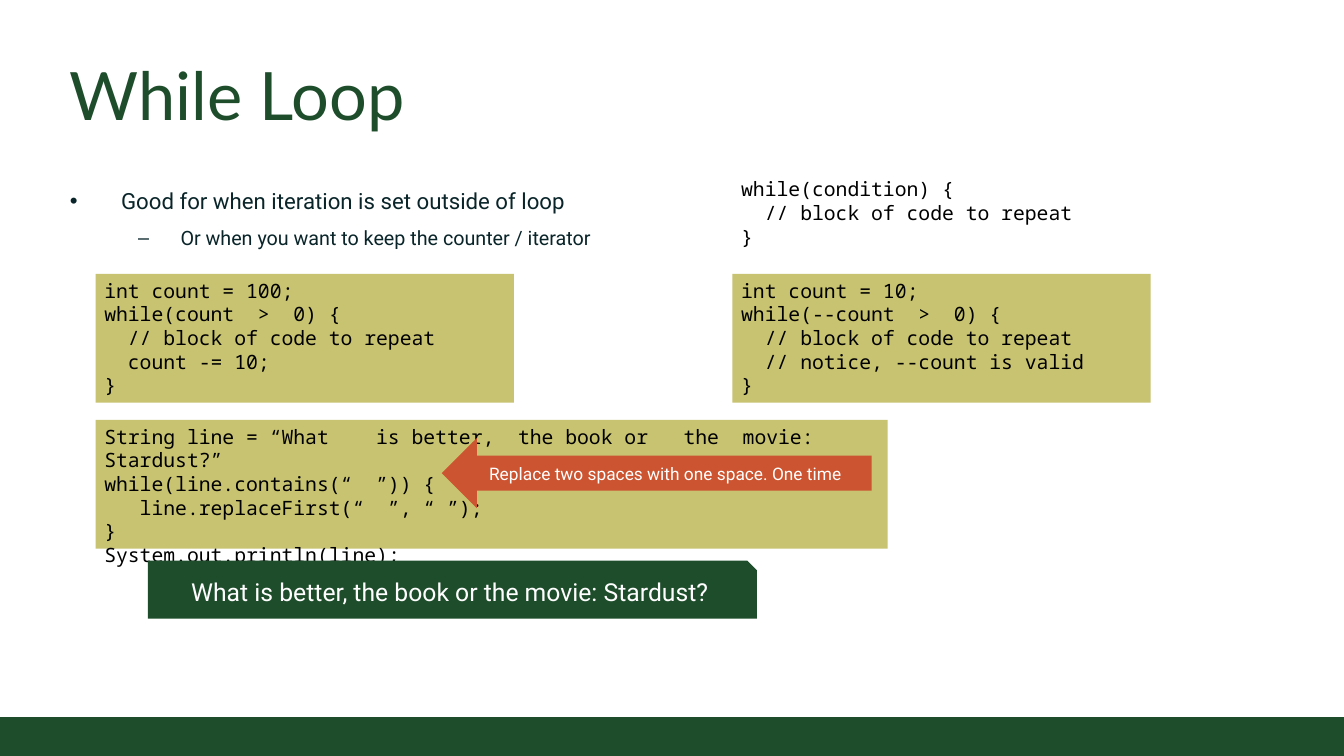
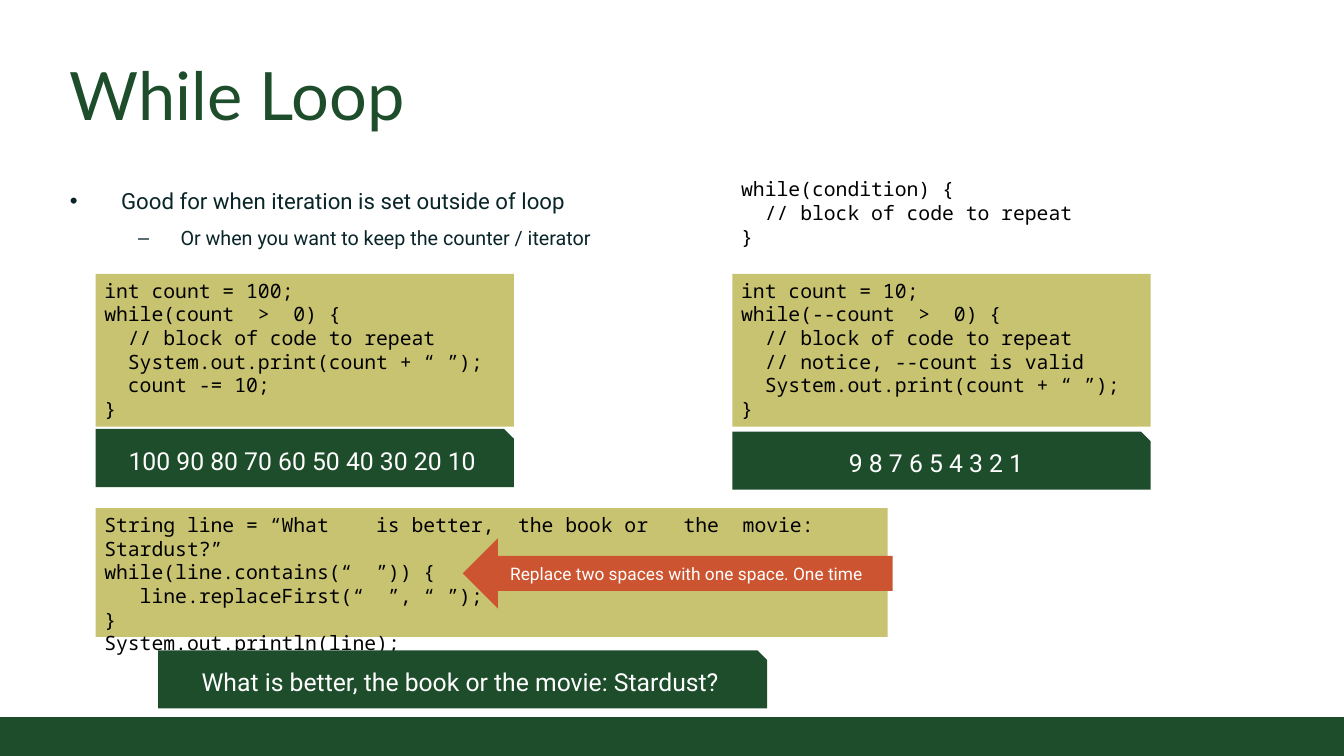
Before and after one commit to CSU-CompSci-CS163-4/Handouts, a slide deck: slide 3 of slides/On-Campus/06_02_MoreLoops.pptx. Drawn at 1344x756 pixels with LibreOffice and Linux fonts; fonts in the diff are those of the drawing; background and template pictures are left out. Boxes give left, top, right and bottom in pixels: in the first picture for what was removed or moved away, otherwise in the second. Text is boxed around its words. In the diff, an @@ line names an element or a change of style, - is before the commit and + after.

```diff
--- a/slides/On-Campus/06_02_MoreLoops.pptx
+++ b/slides/On-Campus/06_02_MoreLoops.pptx
@@ rectangle "int count = 100;": place and size @@
-rectangle "int count = 100;" at bbox=[95, 274, 513, 403]
+rectangle "int count = 100;" at bbox=[95, 274, 513, 427]
@@ rectangle "int count = 10;": place and size @@
-rectangle "int count = 10;" at bbox=[732, 274, 1150, 403]
+rectangle "int count = 10;" at bbox=[732, 274, 1150, 427]
@@ text in rectangle at bbox=[128, 354, 388, 374]: paragraph added @@
+System.out.print(count + “ ”);
@@ text in rectangle at bbox=[765, 377, 1025, 397]: paragraph added @@
+System.out.print(count + “ ”);
@@ snip rect added at bbox=[95, 429, 513, 487], fill #1E4D2B, 20 pt, text #FFFFFF @@
+100 90 80 70 60 50 40 30 20 10
@@ snip rect added at bbox=[732, 431, 1150, 489], fill #1E4D2B, 20 pt, text #FFFFFF @@
+9 8 7 6 5 4 3 2 1
@@ rectangle "String line = “What is ...": place and size @@
-rectangle "String line = “What is ..." at bbox=[95, 420, 888, 549]
+rectangle "String line = “What is ..." at bbox=[95, 508, 888, 637]
@@ left arrow "Replace two spaces with one ...": place and size @@
-left arrow "Replace two spaces with one ..." at bbox=[442, 439, 872, 509]
+left arrow "Replace two spaces with one ..." at bbox=[463, 538, 892, 608]
@@ snip rect "What is better, the book ...": place and size @@
-snip rect "What is better, the book ..." at bbox=[148, 560, 757, 618]
+snip rect "What is better, the book ..." at bbox=[158, 650, 768, 708]
```
Also in this commit, not shown: 1 other slide changed, 4 slides added.
